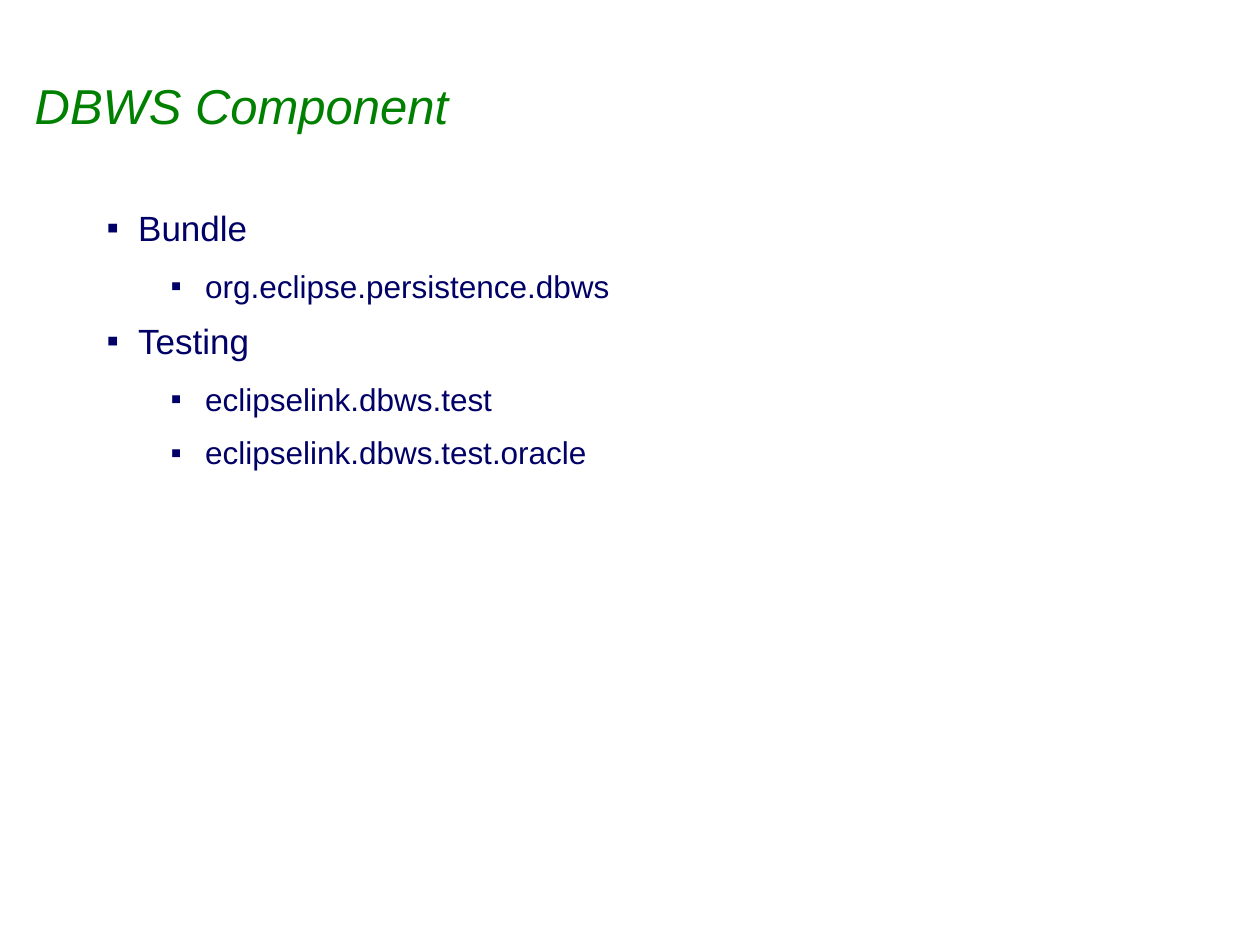
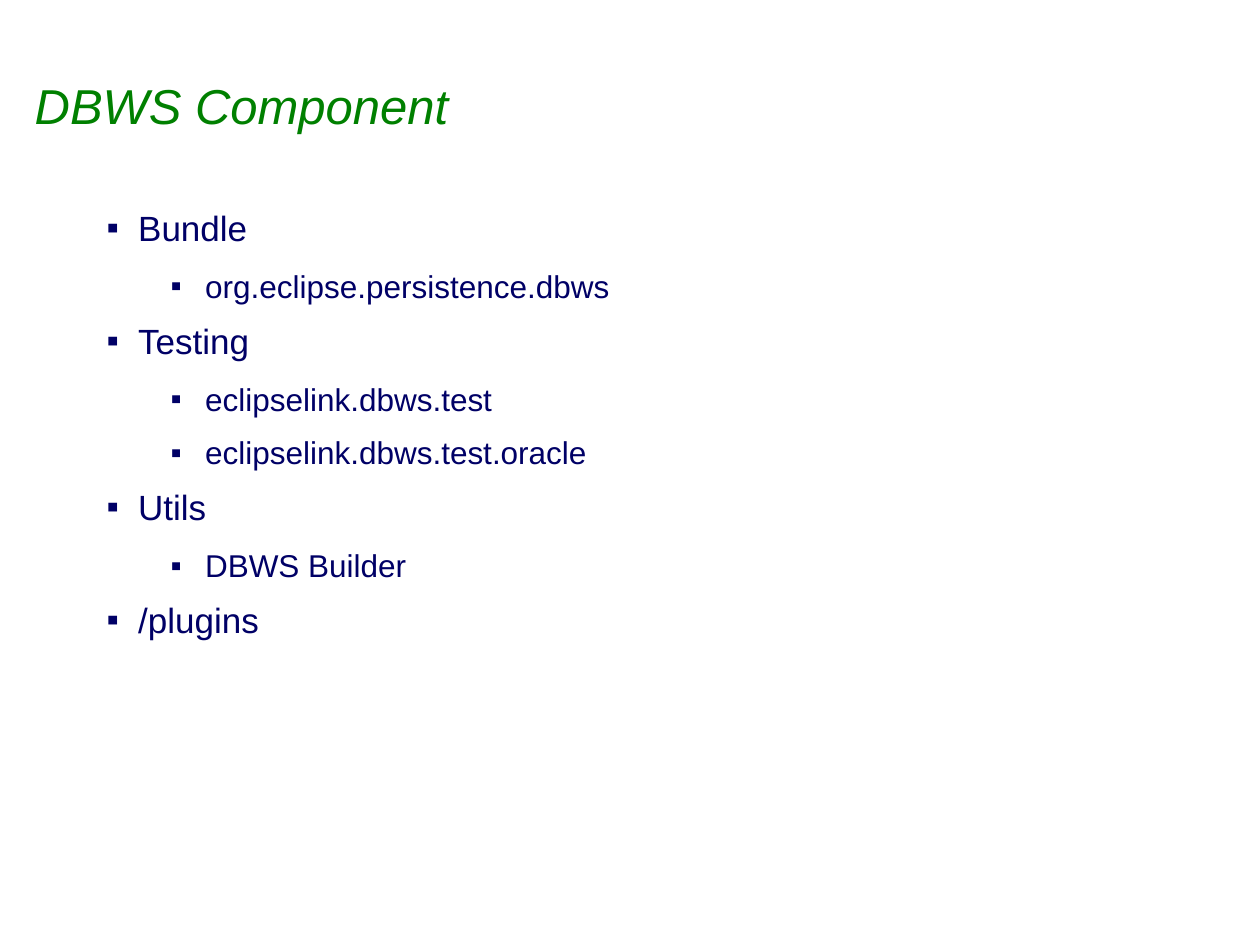
Before and after one commit to sabineheider/incubator, a slide deck: slide 8 of summit-2010/EclipseLink_Project_Overview.ppt (slide 10 before the commit). Drawn at 1260x945 pixels with LibreOffice and Linux fonts; fonts in the diff are those of the drawing; background and template pictures are left out. Boxes give left, top, right and bottom in pixels: in the first picture for what was removed or moved away, otherwise in the second. Text is boxed around its words. In the diff, an @@ line names an element or a change of style, - is before the commit and + after.

```diff
--- a/summit-2010/EclipseLink_Project_Overview.ppt
+++ b/summit-2010/EclipseLink_Project_Overview.ppt
@@ text at <box>138,494,406,640</box>: paragraphs added @@
+▪ Utils
+  ▪ DBWS Builder
+▪ /plugins
```
Also in this commit, not shown: 2 other slides changed, 2 slides added, 17 slides removed.
